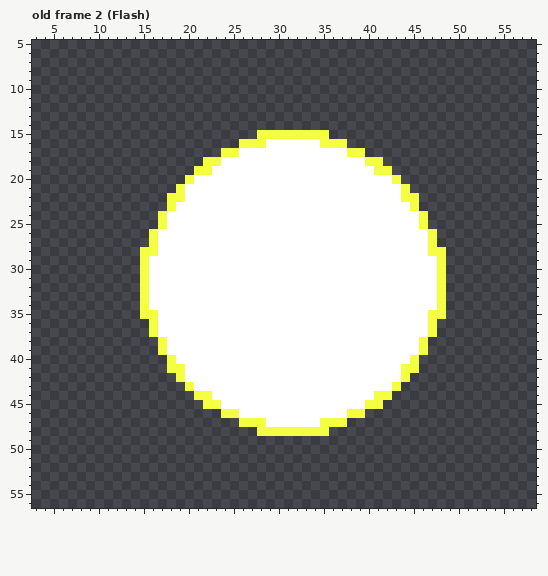
A pixel-art file gets an edit: assets/textures/flash.aseprite. The picture above is the old version.
64x64 pixels, 7 frames. Shown: old frame 2 (Flash): x 3..58, y 5..56. The commit also changed other frames, which this record leaves out.
The result:
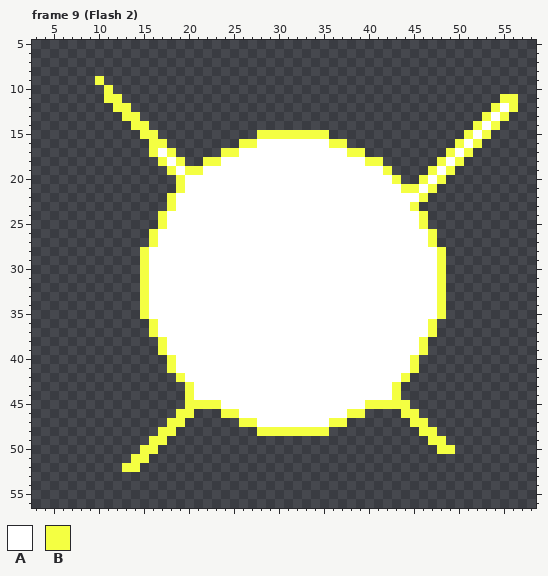
Palette (. is transparent): A #ffffff  B #f4ff42
A new or re-ordered frame is compared with the old frame closest to it.
The edit:
frames 7 -> 13
Frame 9 (Flash 2) is new; against old frame 2 (Flash):
y 9: x 10 . -> B
y 10: x 11 . -> B
y 11: x 11..12 .. -> BB; x 55..56 .. -> BB
y 12: x 12..13 .. -> BB; x 54..56 ... -> BAB
y 13: x 13..14 .. -> BB; x 53..55 ... -> BAB
y 14: x 14..15 .. -> BB; x 52..54 ... -> BAB
y 15: x 15..16 .. -> BB; x 51..53 ... -> BAB
y 16: x 16..17 .. -> BB; x 28 B -> A; x 35 B -> A; x 50..52 ... -> BAB
y 17: x 16..18 ... -> BAB; x 49..51 ... -> BAB
y 18: x 17..19 ... -> BAB; x 48..50 ... -> BAB
y 19: x 18..20 ... -> BAB; x 22 B -> A; x 41 B -> A; x 47..49 ... -> BAB
y 20: x 19..20 .B -> BA; x 46..48 ... -> BAB
y 21: x 45..47 ... -> BAB
y 22: x 19 B -> A; x 44..46 BB. -> AAB
y 28: x 16 B -> A; x 47 B -> A
y 35: x 16 B -> A; x 47 B -> A
y 41: x 19 B -> A; x 44 B -> A
y 44: x 20..22 .BB -> BAA; x 41..43 BB. -> AAB
y 45: x 20..21 .. -> BB; x 42..44 ... -> BBB
y 46: x 19..20 .. -> BB; x 44..45 .. -> BB
y 47: x 18..19 .. -> BB; x 28 B -> A; x 35 B -> A; x 45..46 .. -> BB
y 48: x 17..18 .. -> BB; x 46..47 .. -> BB
y 49: x 16..17 .. -> BB; x 47..48 .. -> BB
y 50: x 15..16 .. -> BB; x 48..49 .. -> BB
y 51: x 14..15 .. -> BB
y 52: x 13..14 .. -> BB
